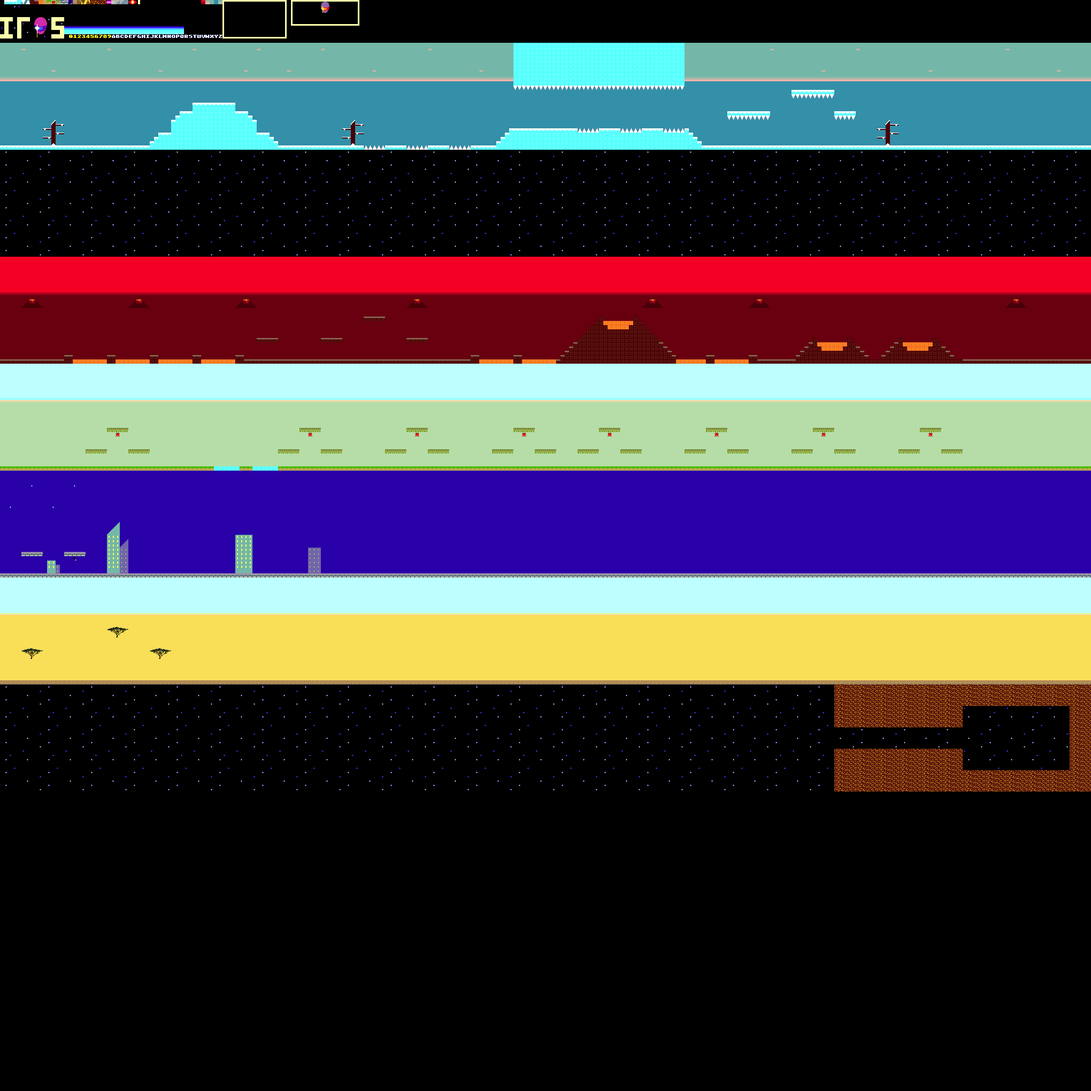
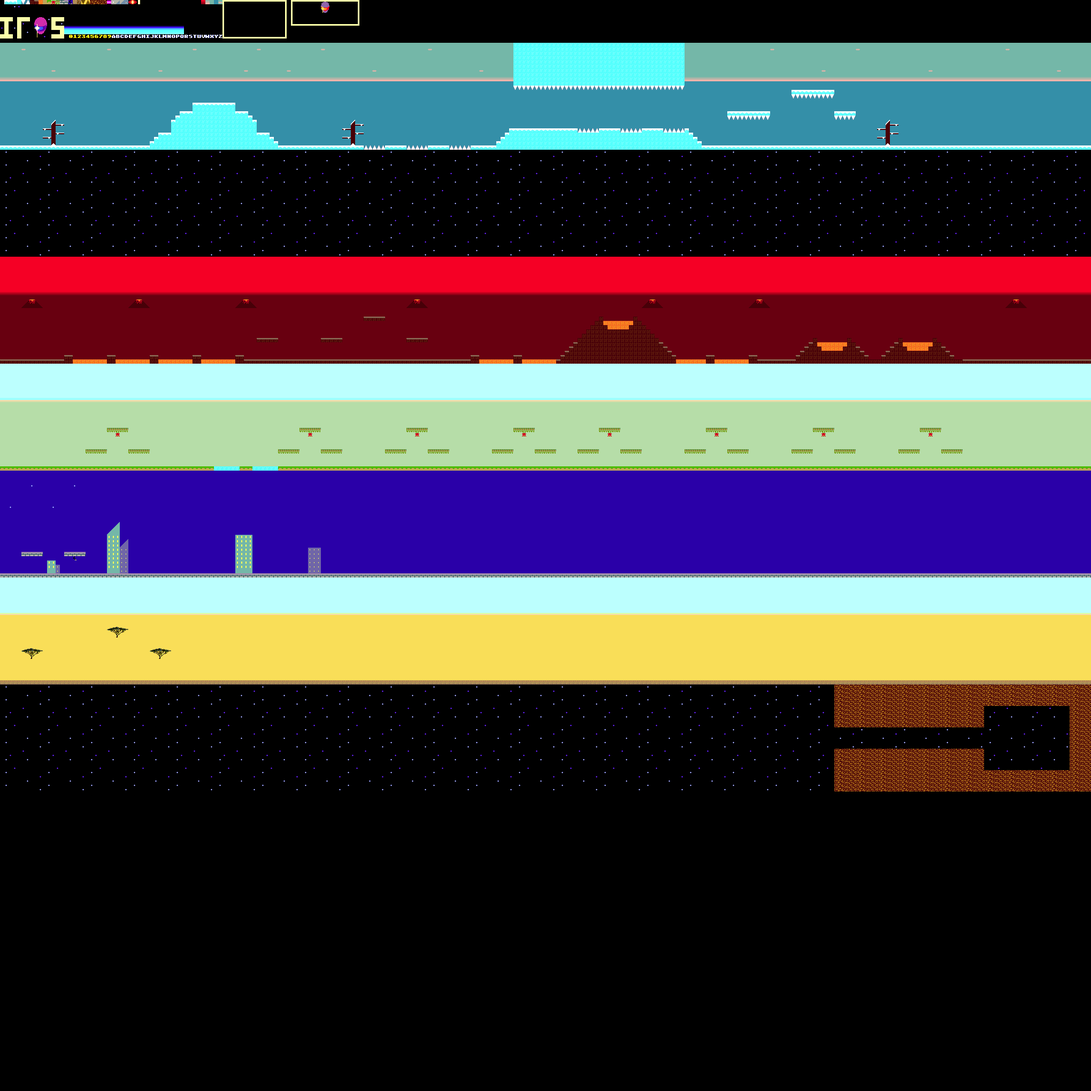
Layer changes from the first 1091x1091 image to the second:
painted on "Background" over box(963, 706, 985, 771)
